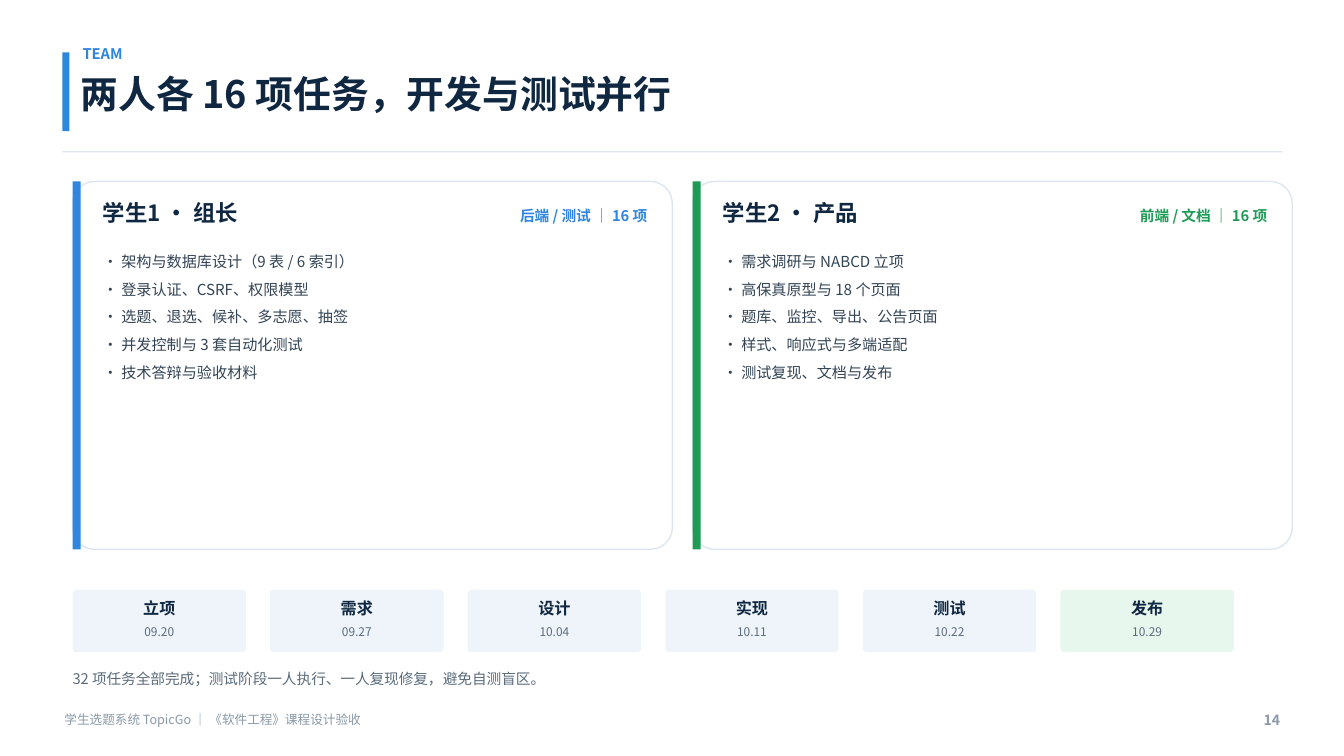
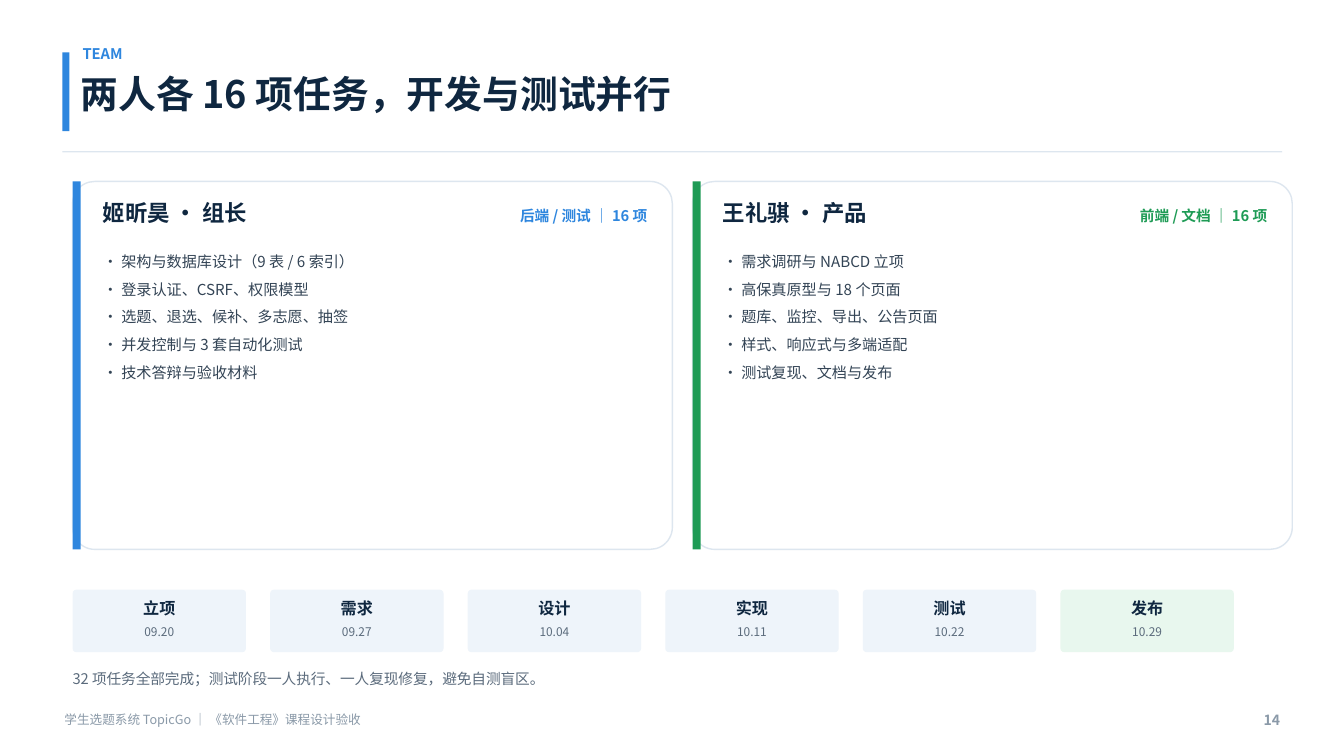
Before and after one commit to haixiaoyuntian/topicgo, a slide deck: slide 14 of student-topic-system/验收/TopicGo-验收汇报.pptx. Drawn at 1344x756 pixels with LibreOffice and Linux fonts; fonts in the diff are those of the drawing. Boxes give left, top, right and bottom in pixels: in the first picture for what was removed or moved away, otherwise in the second. Text is boxed around its words. In the diff, an @@ line names an element or a change of style, - is before the commit and + after.

```diff
--- a/student-topic-system/验收/TopicGo-验收汇报.pptx
+++ b/student-topic-system/验收/TopicGo-验收汇报.pptx
@@ text at box(103, 202, 247, 223): text changed @@
-学生1 · 组长
+姬昕昊 · 组长
@@ text at box(723, 202, 867, 223): text changed @@
-学生2 · 产品
+王礼骐 · 产品
```
Also in this commit, not shown: 3 other slides changed, 16 other files.
